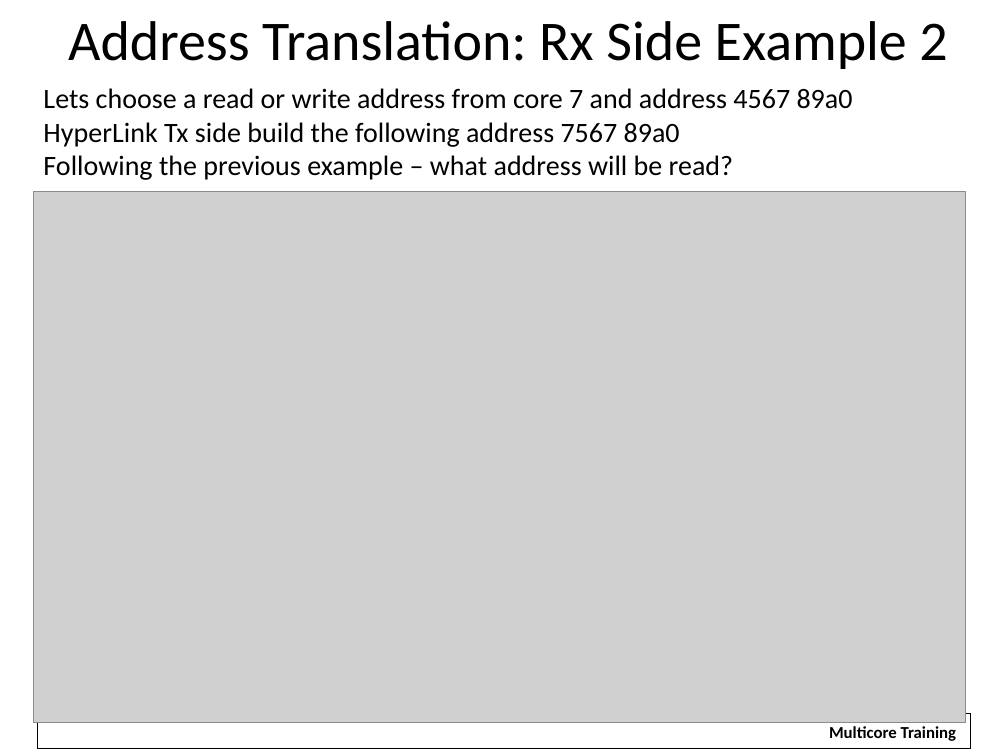
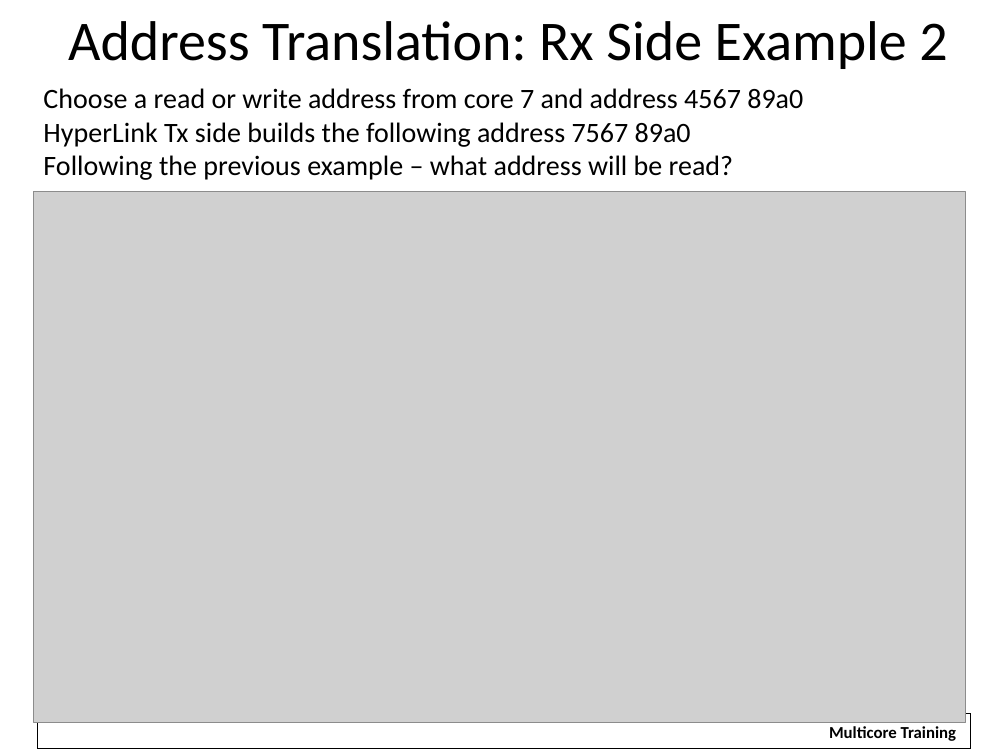
Before and after one commit to hari1989/keystone-workshop, a slide deck: slide 34 of slides/Intro to Hyperlink.pptx. Drawn at 1008x756 pixels with LibreOffice and Linux fonts; fonts in the diff are those of the drawing; grey boxes stand for pictures; background and template pictures are left out. Boxes give left, top, right and bottom in pixels: in the first picture for what was removed or moved away, otherwise in the second. Text is boxed around its words. In the diff, an @@ line names an element or a change of style, - is before the commit and + after.

```diff
--- a/slides/Intro to Hyperlink.pptx
+++ b/slides/Intro to Hyperlink.pptx
@@ text at box(43, 88, 803, 147): text changed @@
-Lets choose a read or write address from core 7 and address 4567 89a0
-HyperLink Tx side build the following address 7567 89a0
+Choose a read or write address from core 7 and address 4567 89a0
+HyperLink Tx side builds the following address 7567 89a0
```
Also in this commit, not shown: 5 other slides changed.
